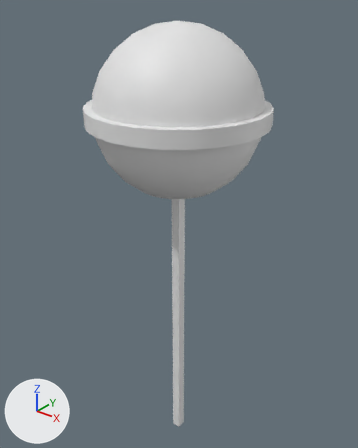
Two versions of the FBX model ForTheSweet/ForTheSweet/resource/weapon/candy.FBX, one commit apart.
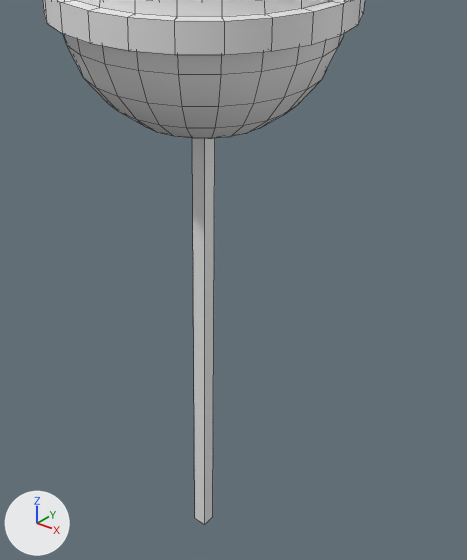
Each version appears first whole from a camera (50 mm lens) standing at (0.364, -0.454, 0.638) and looking at (-0.013, 0.018, 0.345), and next in a close-up on the part from 16% to 93% of the width and 26% to 100% of the height. Lighting does not change. The marker at lower left points along +X, +Y and +Z. The close-ups show mesh edges as thin lines. Where no turn or scale is listed for an object, it has been applied to the vertices.
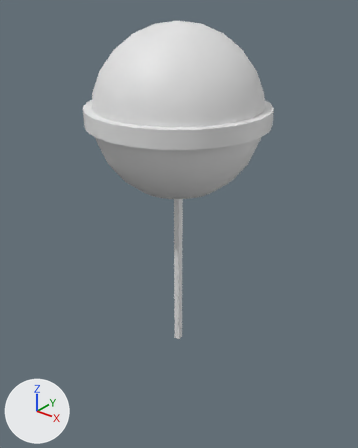
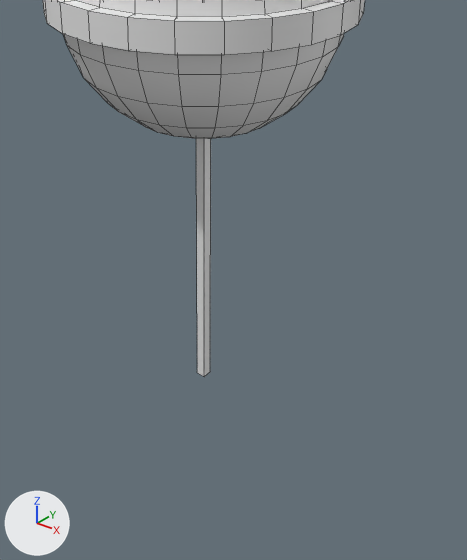
The newer file is also rescaled (x1.526), turned or shifted as a whole; pictures and numbers use the older file's frame.

The edits, one by one:
me_mesh has 370 vertices, 390 faces and spans x -0.11..0.11, y -0.11..0.11, z 0.0..0.601.
me_mesh is used by ob_box001; location (0.0, 0.0, 0.0).
me_mesh part 1: the loose piece of 8 vertices spanning x -0.006..0.006, y -0.006..0.006, z 0.0..0.5 is scaled about its middle by 0.655, then moved by (0.0, 0.0, 0.086).

Pixel boxes (x1, y1, x2, y2) of what changed, in the close-ups (467 x 560 px; the box of a moved part takes in the faces that stretch with it):
'Box001', reshaped
    before: (43, 0, 365, 525)
    after: (43, 0, 365, 377)
part 1 of me_mesh, moved or reshaped
    before: (192, 138, 215, 525)
    after: (196, 138, 211, 377)
